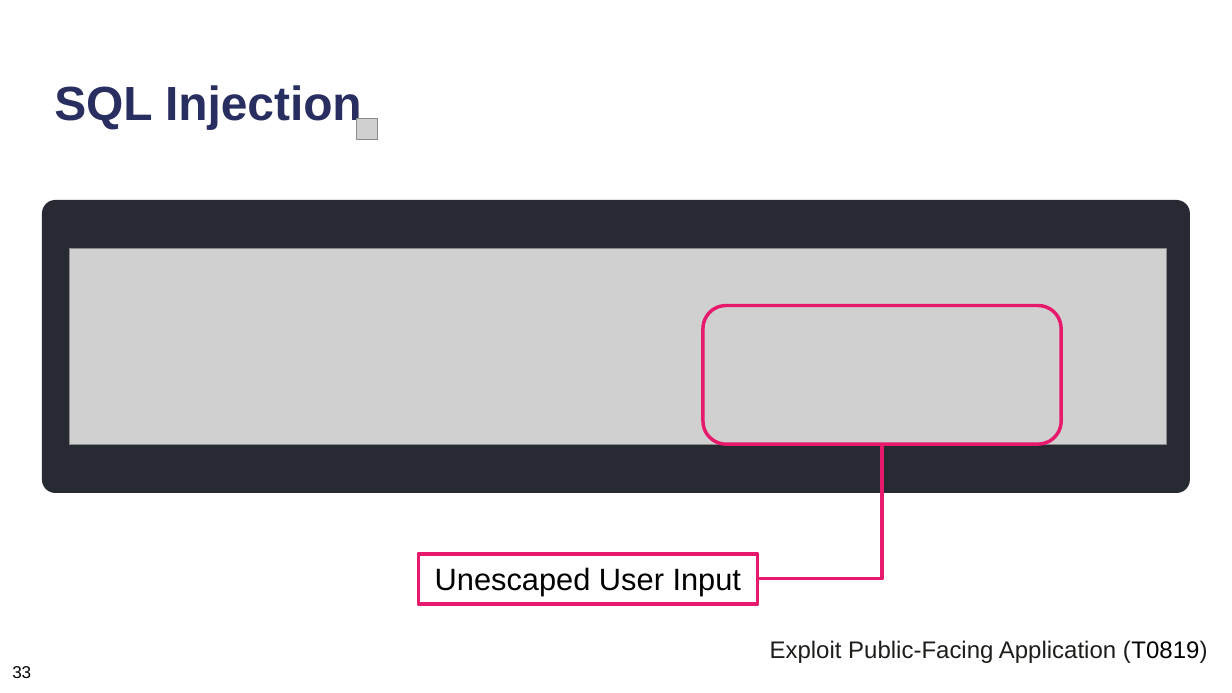
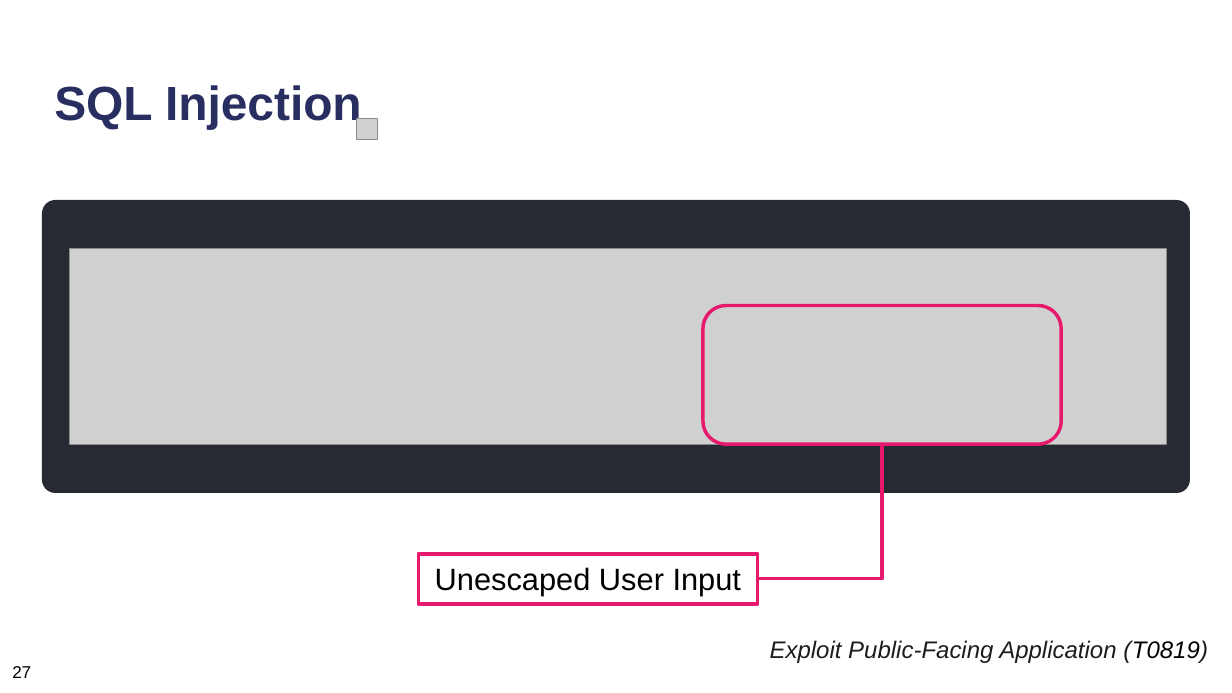
Before and after one commit to neubert-simon/auv-final-report, a slide deck: slide 43 of Final Presentation/ICS_Praesentationsfolien.pptx (slide 44 before the commit). Drawn at 1232x693 pixels with LibreOffice and Linux fonts; fonts in the diff are those of the drawing; grey boxes stand for pictures. Boxes give left, top, right and bottom in pixels: in the first picture for what was removed or moved away, otherwise in the second. Text is boxed around its words. In the diff, an @@ line names an element or a change of style, - is before the commit and + after.

```diff
--- a/Final Presentation/ICS_Praesentationsfolien.pptx
+++ b/Final Presentation/ICS_Praesentationsfolien.pptx
@@ text "Exploit Public-Facing Application (T0819)" at box(770, 640, 1208, 663): italic on @@
@@ text at box(12, 666, 31, 678): text changed @@
-33
+27
```
Also in this commit, not shown: 58 other slides changed, 1 slide removed, 5 other files.
